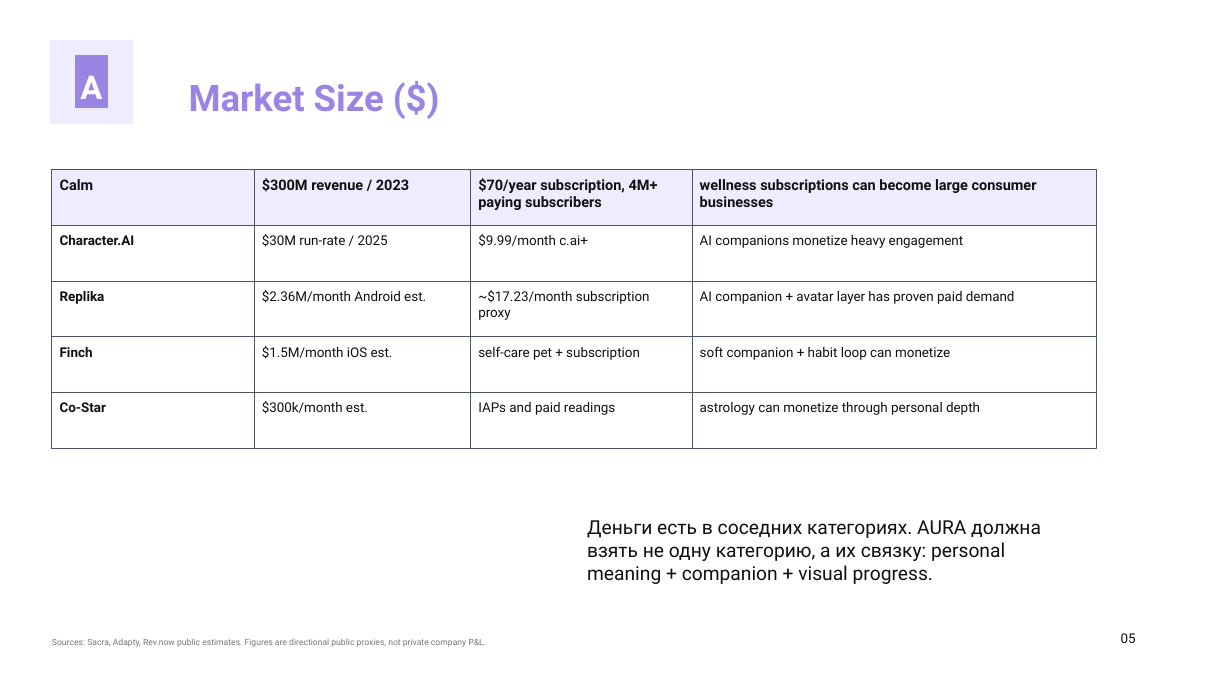
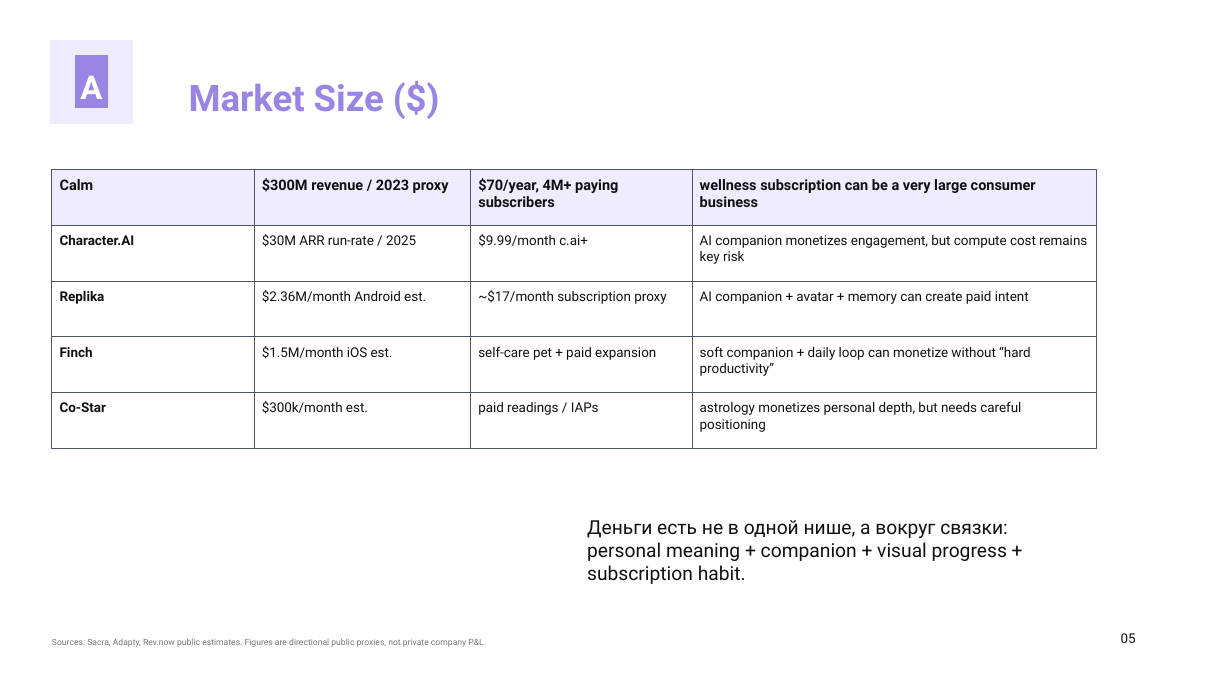
Before and after one commit to kirbudilov01/alina-research, a slide deck: slide 5 of output/pptx/AURA_TRENDVI_STYLE_DECK.pptx. Drawn at 1232x693 pixels with LibreOffice and Linux fonts; fonts in the diff are those of the drawing. Boxes give left, top, right and bottom in pixels: in the first picture for what was removed or moved away, otherwise in the second. Text is boxed around its words. In the diff, an @@ line names an element or a change of style, - is before the commit and + after.

Commit message:
Strengthen AURA deck with research data

```diff
--- a/output/pptx/AURA_TRENDVI_STYLE_DECK.pptx
+++ b/output/pptx/AURA_TRENDVI_STYLE_DECK.pptx
@@ text at [262,178,449,193]: text changed @@
-$300M revenue / 2023
+$300M revenue / 2023 proxy
@@ text at [478,178,618,207]: text changed @@
-$70/year subscription, 4M+ paying subscribers
+$70/year, 4M+ paying subscribers
@@ text at [700,179,1036,207]: text changed @@
-wellness subscriptions can become large consumer businesses
+wellness subscription can be a very large consumer business
@@ text at [262,234,416,247]: text changed @@
-$30M run-rate / 2025
+$30M ARR run-rate / 2025
@@ text at [700,235,1087,264]: text changed @@
-AI companions monetize heavy engagement
+AI companion monetizes engagement, but compute cost remains key risk
@@ text at [478,290,666,304]: text changed @@
-~$17.23/month subscription proxy
+~$17/month subscription proxy
@@ text at [700,291,1029,304]: text changed @@
-AI companion + avatar layer has proven paid demand
+AI companion + avatar + memory can create paid intent
@@ text at [478,346,656,360]: text changed @@
-self-care pet + subscription
+self-care pet + paid expansion
@@ text at [700,346,1030,376]: text changed @@
-soft companion + habit loop can monetize
+soft companion + daily loop can monetize without “hard productivity”
@@ text at [478,402,599,415]: text changed @@
-IAPs and paid readings
+paid readings / IAPs
@@ text at [700,401,1021,432]: text changed @@
-astrology can monetize through personal depth
+astrology monetizes personal depth, but needs careful positioning
@@ text at [587,520,1008,580]: text changed @@
-Деньги есть в соседних категориях. AURA должна взять не одну категорию, а их связку: personal meaning + companion + visual progress.
+Деньги есть не в одной нише, а вокруг связки: personal meaning + companion + visual progress + subscription habit.
```
Also in this commit, not shown: 16 other slides changed, 3 other files.
